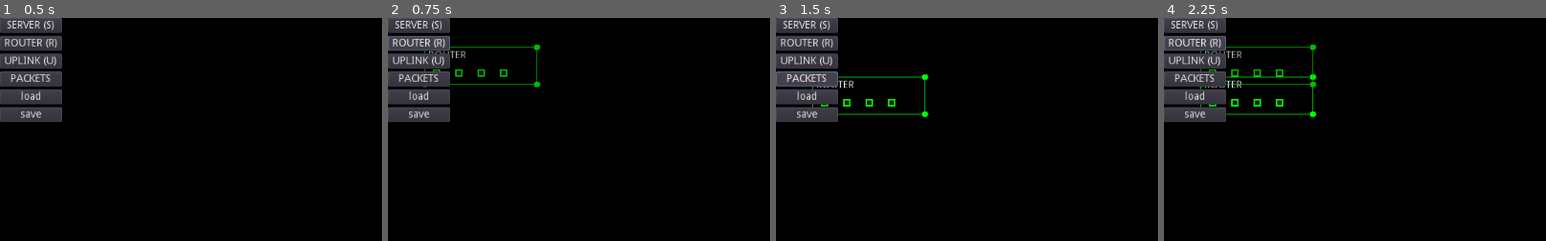
Above: before the commit, frames 1-4 (left to right).
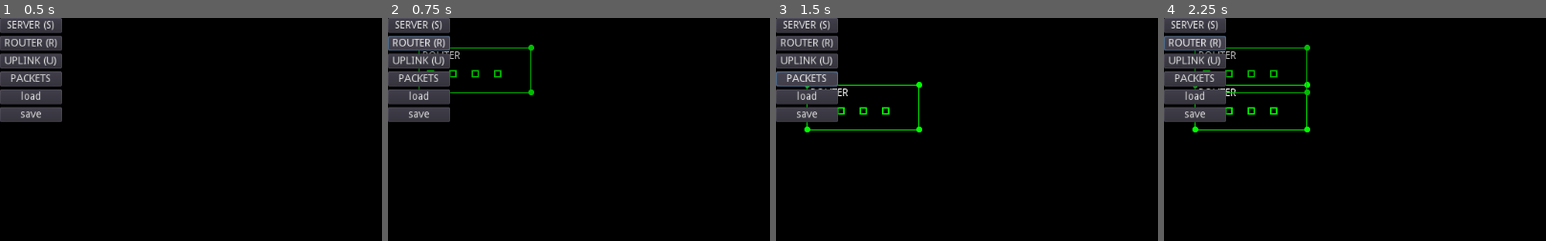
Above: after the commit, the same moments.

Repository: vinzBad/dcsim
Game: Godot game, scene res://scenes/main.tscn
Same seed, same stepped clock (60 frames per second), same inputs: the game is played once before the commit and once after it.
Inputs:
- Up to frame 1 (0.5 s): no input
- Up to frame 2 (0.75 s): click "ROUTER (R)" at 0.5 s
- Up to frame 3 (1.5 s): click "PACKETS" at 1.25 s
- Up to frame 4 (2.25 s): click "ROUTER (R)" at 2 s
The pictures show only the part of the screen within x 0-50%, y 0-50%; the shares and areas given below are measured in that part.

Frame 1 is identical in both runs. In frame 2, 1.1% of the frame differs, in the area x 8-40%, y 11-35%; in frame 3, 1.4%; in frame 4, 2.3%, in the area x 7-40%, y 11-52%.

Commit message:
adjust device sizes

Diff:
--- a/nodes/devices/device.tscn
+++ b/nodes/devices/device.tscn
@@ -4,11 +4,11 @@
 
 [node name="device" type="Node2D"]
 script = ExtResource( 1 )
-hover_color = Color( 0.0980392, 0.156863, 0.156863, 1 )
+hover_color = Color( 0.180392, 0.329412, 0.329412, 1 )
 
 [node name="control" type="Control" parent="."]
 margin_right = 150.0
-margin_bottom = 50.0
+margin_bottom = 60.0
 
 [node name="label" type="Label" parent="control"]
 margin_left = 4.21053
--- a/nodes/devices/router/router.tscn
+++ b/nodes/devices/router/router.tscn
@@ -3,10 +3,13 @@
 [ext_resource path="res://nodes/devices/device.tscn" type="PackedScene" id=1]
 [ext_resource path="res://nodes/bits/port/port.tscn" type="PackedScene" id=2]
 
-[node name="router" groups=[
+[node name="router" index="0" groups=[
 "ROUTER",
 ] instance=ExtResource( 1 )]
 device_type = "ROUTER"
+
+[node name="control" parent="." index="0"]
+margin_bottom = 60.0
 
 [node name="label" parent="control" index="0"]
 text = "ROUTER"
--- a/nodes/devices/server/server.tscn
+++ b/nodes/devices/server/server.tscn
@@ -6,6 +6,9 @@
 [node name="server" instance=ExtResource( 1 )]
 device_type = "SERVER"
 
+[node name="control" parent="." index="0"]
+margin_bottom = 60.0
+
 [node name="label" parent="control" index="0"]
 text = "SERVER"
 
--- a/scenes/main.tscn
+++ b/scenes/main.tscn
@@ -25,7 +25,6 @@
 script = ExtResource( 1 )
 
 [node name="camera" type="Camera2D" parent="."]
-position = Vector2( 422.105, 230.526 )
 current = true
 drag_margin_h_enabled = false
 drag_margin_v_enabled = false
